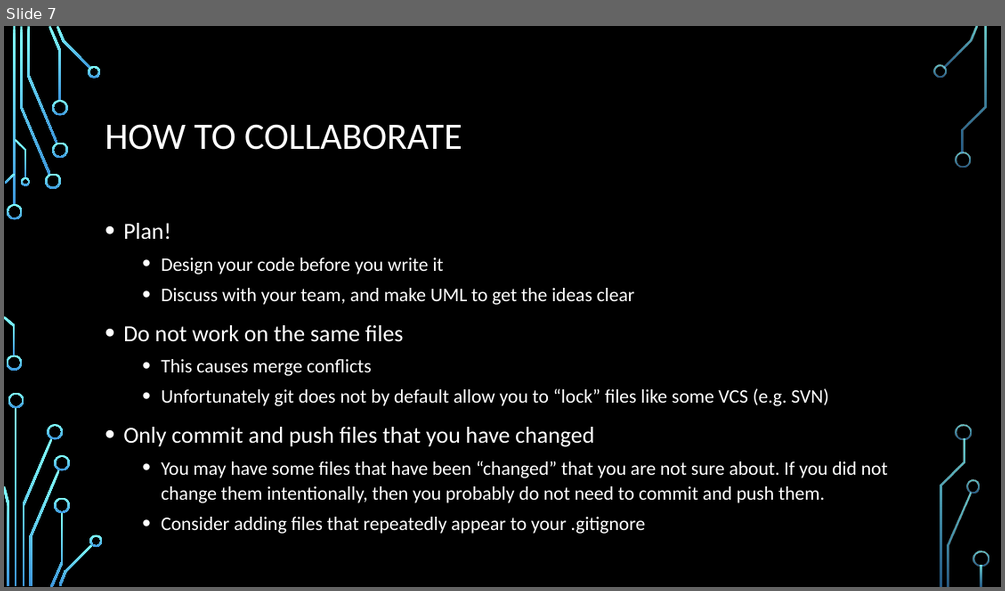
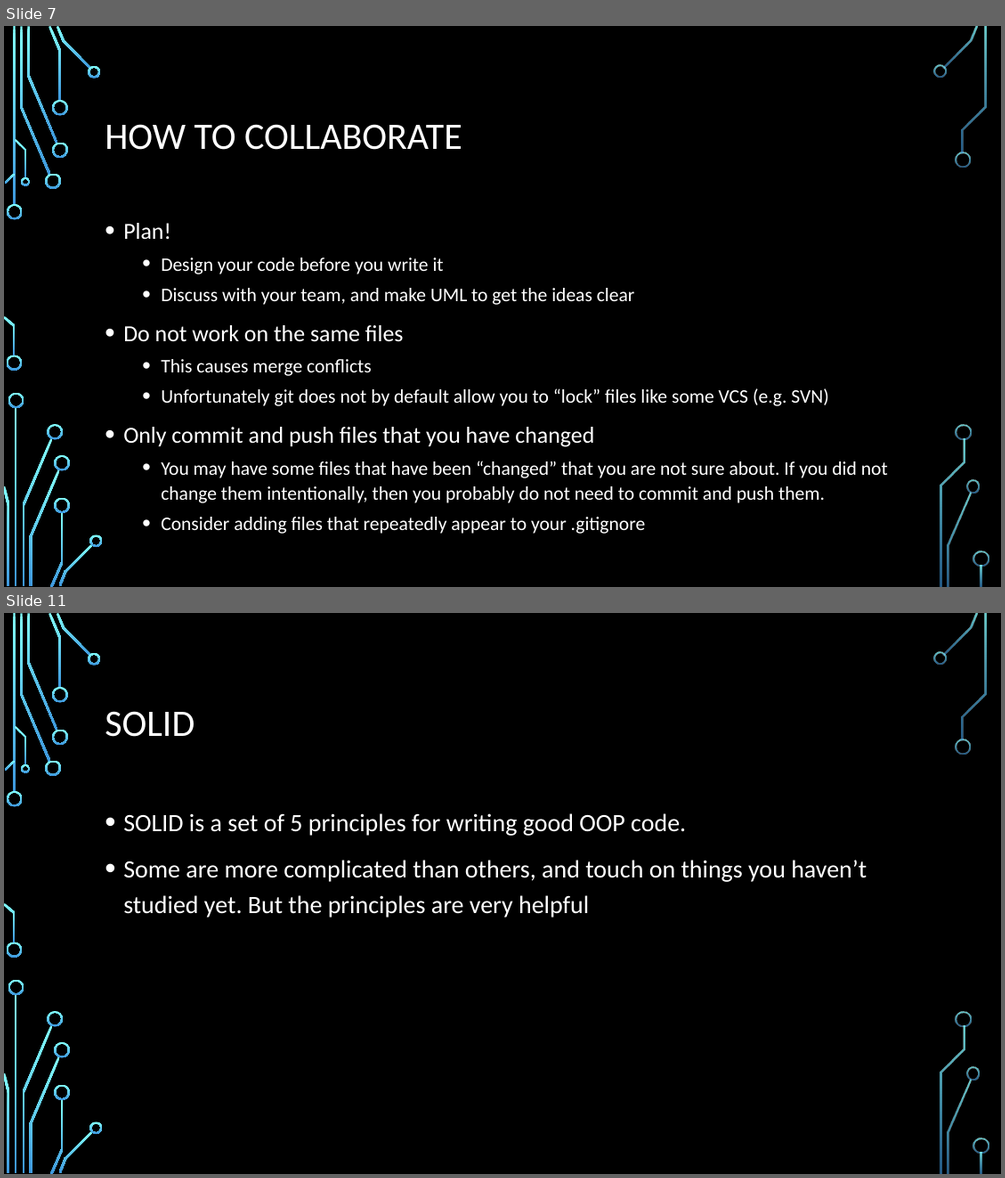
Before and after one commit to EoinRaff/Java_Demo, a slide deck: Github Workflow.pptx. Shown one above the other, each under a label of ours: slide 7 before the commit, slides 7 and 11 after it; the slides between them are not shown. The pictures are 1005x591 and 1005x1178 pixels, drawn with LibreOffice and Linux fonts; fonts in the diff are those of the drawing; background and template pictures are left out. Boxes give left, top, right and bottom in pixels: in the first picture for what was removed or moved away, otherwise in the second. Text is boxed around its words. In the diff, an @@ line names an element or a change of style, - is before the commit and + after.

Commit message:
added DRY and SOLID sections to presentation

```diff
--- a/Github Workflow.pptx
+++ b/Github Workflow.pptx
@@ slide 11 added at box(4, 613, 1001, 1174), background picture (left out); not listed: 36 template elements that a slide beside it also shows @@
@@ title added at box(105, 711, 194, 737), 36 pt, text #FFFFFF @@
+SOLID
@@ text added at box(123, 813, 866, 917), 24 pt, text #FFFFFF @@
+• SOLID is a set of 5 principles for writing good OOP code.
+• Some are more complicated than others, and touch on things you haven’t studied yet. But the principles are very helpful
```
Also in this commit, not shown: 2 slides changed, 4 other slides added.
